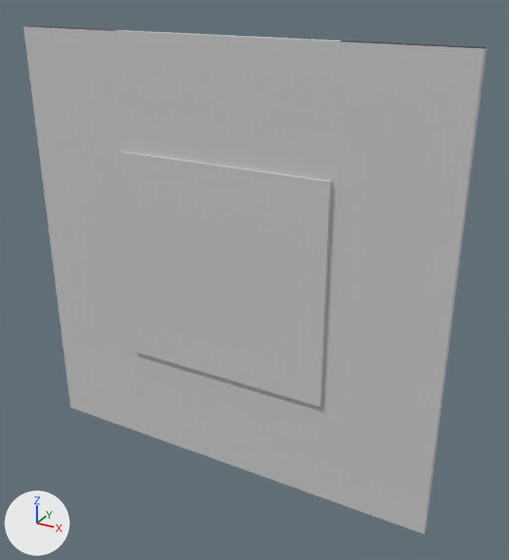
Renders of the FBX model Assets/Scenes/map01.FBX from each side of a commit.
Rendered twice from a 50 mm lens placed at (1.52, -2.45, 1.25), pointed at (0.13, 0.08, -0.02). The axes (+X, +Y, +Z) are drawn at lower left. The lights are the same throughout. Where no turn or scale is listed for an object, it has been applied to the vertices. Vertices at the same position are counted once.

Before the edit, the objects in view are built like this:
```python
me_mesh = bpy.data.meshes.new('Mesh')
me_mesh.from_pydata(...)  # 360 vertices, 540 faces; spans x -1.02..1.02, y -0.01..0.04, z -1.02..1.02
me_mesh.materials.append(mat_default)  # light grey #cacaca
ob_map01 = bpy.data.objects.new('map01', me_mesh)
ob_map01.location = (0.0, 0.0, 0.0)
```
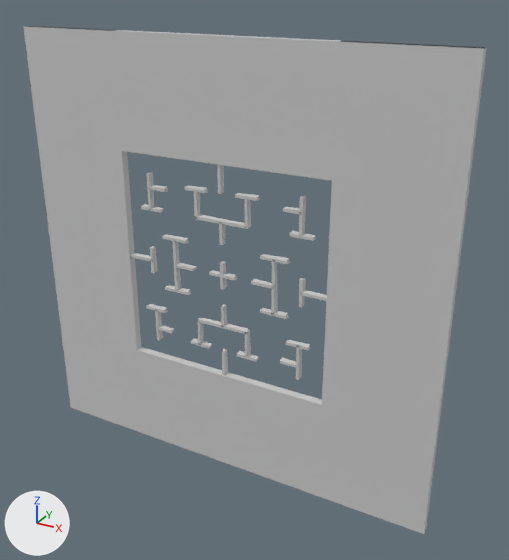
The edits, one by one:
me_mesh has 360 vertices, 540 faces and spans x -1.02..1.02, y -0.01..0.04, z -1.02..1.02.
me_mesh is used by ob_map01; location (0.0, 0.0, 0.0).
me_mesh part 1: the loose piece of 8 vertices spanning x -0.51..0.51, y -0.01..0.01, z -0.51..0.51 is deleted.

What differs and where, as boxes [x1, y1, x2, y2] in the pictures (509 x 560 px):
part 1 of me_mesh, deleted: before [119, 151, 332, 407]
